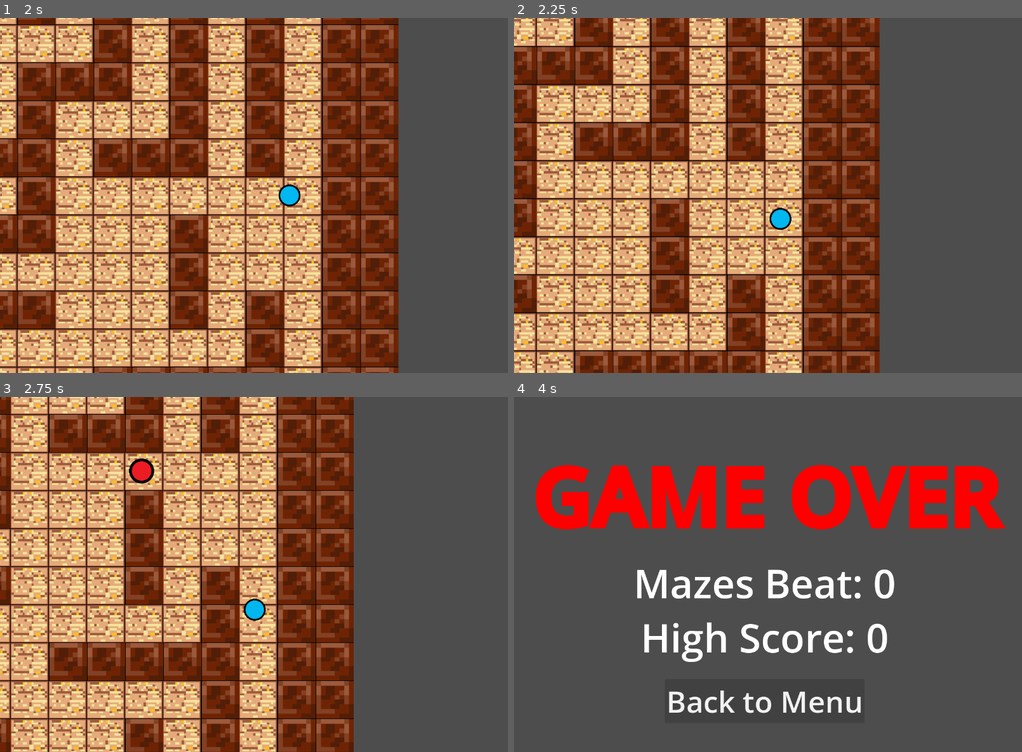
Above: before the commit, frames 1-4 (two rows, left to right).
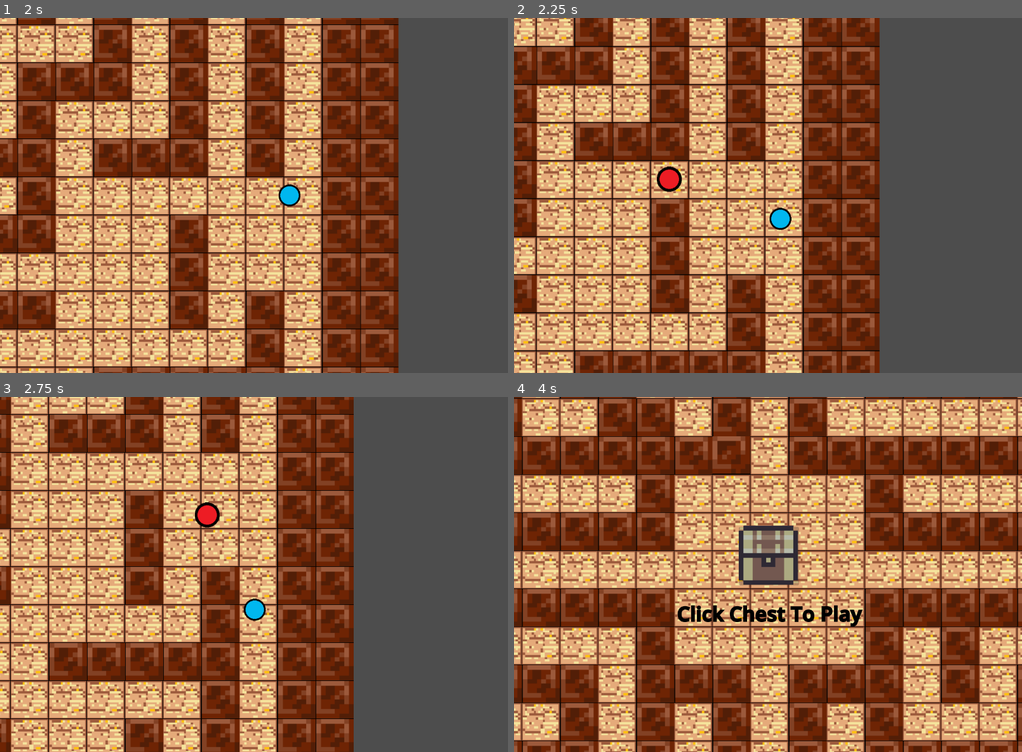
Above: after the commit, the same moments.

Repository: Imabubblr/raiders-lost-jam
Game: Godot game, scene res://Scenes/Main.tscn
Same seed, same stepped clock (60 frames per second), same inputs: the game is played once before the commit and once after it.
Inputs (mouse positions are in pixels of both pictures, inside the frame that each line leads up to):
- Up to frame 1 (2 s): click (254, 177) at 0.5 s; hold D (Right) from 1.28 s (still down)
- Up to frame 2 (2.25 s): release D (Right) at 2.03 s; hold S (Down) from 2.03 s (still down)
- Up to frame 3 (2.75 s): keep holding S (Down)
- Up to frame 4 (4 s): release S (Down) at 2.78 s; hold D (Right) 2.78-3.5 s; click (762, 702) at 3.5 s, where only the run after the commit has a clickable "Back to Menu"

Frame 1 is identical in both runs. In frame 2, 0.3% of the frame differs, in the area x 28-34%, y 41-50%; in frame 3, 0.6%; in frame 4, 100%, in the area x 0-100%, y 0-100%.

Commit message:
Difficulty adjusted
Enemy speed increases by 20 each maze

Diff:
--- a/Scripts/Enemy_Movement.gd
+++ b/Scripts/Enemy_Movement.gd
@@ -1,13 +1,13 @@
 extends CharacterBody2D
 
-var speed = 900
+var speed = 950
 
 @export var player: CharacterBody2D
 @onready var nav: NavigationAgent2D = $NavigationAgent2D as NavigationAgent2D
 
 func _physics_process(_delta: float) -> void:
 	var dir = to_local(nav.get_next_path_position()).normalized()
-	velocity = dir * speed
+	velocity = dir * (speed + GameState.mazes_beat*20)
 
 	move_and_slide()
 
--- a/Scripts/TestGen.gd
+++ b/Scripts/TestGen.gd
@@ -53,9 +53,9 @@
 	player.global_position = _cell_to_global(maze.start)
 	exit.global_position = _cell_to_global(maze.end)
 
-	# Reposition existing enemy at entrance after 2 seconds
+	# Reposition existing enemy at entrance after 1.5 second
 	var spawn_position := _cell_to_global(maze.start)
-	await get_tree().create_timer(2).timeout
+	await get_tree().create_timer(1.5).timeout
 	enemy.global_position = spawn_position
 	enemy.visible = true
 	enemy.set_physics_process(true)
